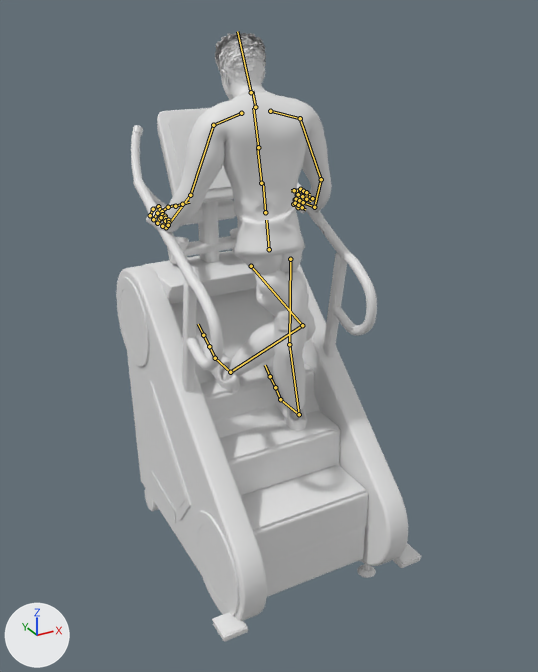
A saved change to the FBX model Assets/Bomio_Exercises/Animations/Anim_Bomio_StairClimber_WithMachine.fbx.
Both versions are drawn from a 50 mm lens placed at (-1.42, -2.71, 2.47), pointed at (0.05, -0.05, 1.14). The lights are fixed; the arrows at lower left show +X, +Y and +Z. The older version comes first. Both versions are drawn at frame 119 of the action 'Scene'; the numbers are the values there. The bones that change, and the others that lie on the model, are drawn over the model as lines. Materials are left out; every surface is plain grey.

Names of what the first picture shows: 'Ch38_Body', 'Ch38_Hair', 'Ch38_Shirt', 'Ch38_Shoes', 'Ch38_Shorts', 'Ch38_Socks', 'Chassis_LowerBodyBox', 'Chassis_LowerMeshGrille', 'Chassis_SideTrack_L', 'Chassis_SideTrack_R', 'Chassis_TopDeckHood', 'Step_RiserBody_00', 'Step_RiserBody_01', 'Step_TreadPad_00', 'Step_TreadPad_01', 'TrackPants_Lower' and 35 more.
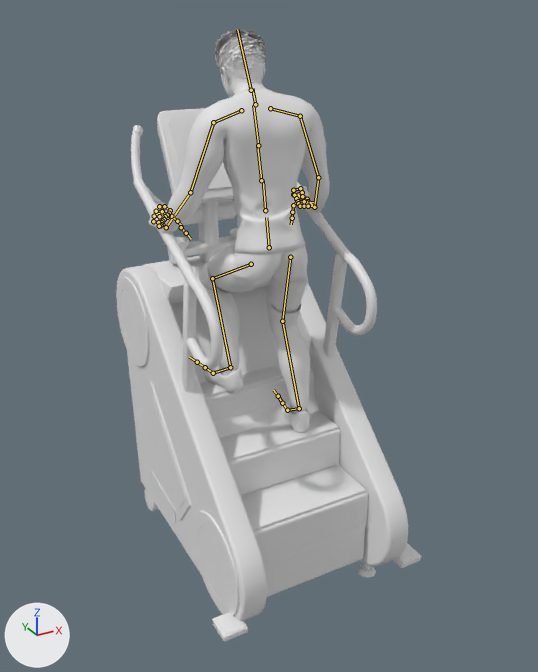
Changed parts and their boxes (x1, y1, x2, y2) in the pictures (538 x 672 px):
'Ch38_Shirt', posed
    before: (155, 91, 332, 256)
    after: (156, 88, 330, 254)
'Ch38_Shorts', posed (39% wider, 14% shorter)
    before: (235, 249, 309, 331)
    after: (205, 244, 308, 314)
'TrackPants_Lower', posed
    before: (257, 309, 316, 385)
    after: (199, 253, 310, 365)
'Ch38_Socks', posed (21% wider, 8% taller)
    before: (220, 329, 305, 421)
    after: (207, 315, 310, 414)
'Ch38_Hair', posed
    before: (215, 33, 266, 85)
    after: (215, 30, 266, 82)
'Ch38_Shoes', posed (22% shorter)
    before: (203, 341, 307, 430)
    after: (204, 364, 310, 433)
'Ch38_Body', posed
    before: (146, 38, 311, 229)
    after: (148, 37, 310, 290)
bone 'mixamorig:Hips', root to tip
    before: (269, 249) to (266, 220)
    after: (269, 247) to (266, 217)
bone 'mixamorig:LeftArm', root to tip
    before: (213, 125) to (190, 195)
    after: (213, 122) to (190, 192)
bone 'mixamorig:LeftForeArm', root to tip
    before: (190, 195) to (166, 227)
    after: (190, 192) to (166, 227)
bone 'mixamorig:LeftHand', root to tip
    before: (166, 227) to (157, 221)
    after: (166, 227) to (157, 215)
bone 'mixamorig:LeftHandThumb2', root to tip
    before: (161, 211) to (168, 207)
    after: (171, 216) to (177, 221)
bone 'mixamorig:LeftHandIndex2', root to tip
    before: (153, 209) to (158, 206)
    after: (164, 206) to (170, 210)
bone 'mixamorig:LeftHandMiddle2', root to tip
    before: (157, 213) to (162, 211)
    after: (162, 211) to (167, 215)
bone 'mixamorig:LeftHandRing2', root to tip
    before: (161, 217) to (165, 216)
    after: (159, 216) to (164, 219)
bone 'mixamorig:RightArm', root to tip
    before: (300, 118) to (321, 179)
    after: (300, 116) to (318, 177)
bone 'mixamorig:RightForeArm', root to tip
    before: (321, 179) to (314, 207)
    after: (318, 177) to (314, 207)
bone 'mixamorig:RightHand', root to tip
    before: (314, 207) to (302, 202)
    after: (314, 207) to (303, 196)
bone 'mixamorig:RightHandThumb2', root to tip
    before: (305, 193) to (299, 190)
    after: (298, 199) to (293, 205)
bone 'mixamorig:RightHandIndex2', root to tip
    before: (300, 190) to (300, 189)
    after: (293, 190) to (293, 194)
bone 'mixamorig:RightHandMiddle2', root to tip
    before: (297, 195) to (298, 194)
    after: (294, 195) to (296, 199)
bone 'mixamorig:RightHandRing2', root to tip
    before: (295, 199) to (296, 199)
    after: (296, 198) to (298, 201)
bone 'mixamorig:LeftUpLeg', root to tip
    before: (251, 266) to (302, 325)
    after: (251, 264) to (212, 278)
bone 'mixamorig:LeftLeg', root to tip
    before: (302, 325) to (230, 372)
    after: (212, 278) to (230, 367)
bone 'mixamorig:LeftFoot', root to tip
    before: (230, 372) to (215, 358)
    after: (230, 367) to (213, 373)
bone 'mixamorig:RightUpLeg', root to tip
    before: (290, 259) to (289, 344)
    after: (290, 257) to (282, 321)
bone 'mixamorig:RightLeg', root to tip
    before: (289, 344) to (299, 414)
    after: (282, 321) to (299, 408)
bone 'mixamorig:RightFoot', root to tip
    before: (299, 414) to (280, 399)
    after: (299, 408) to (287, 410)

The edits, one by one:
Bone 'mixamorig:Hips' (bone_mixamorig_hips) moves from (0.0, 64.1, 11.4) to (0.0, 64.9, 11.4).
Bone 'mixamorig:LeftArm' (bone_mixamorig_leftarm) turns from (64, -12, 11) to (64, -14, 12) degrees about its own x, y and z.
Bone 'mixamorig:LeftForeArm' (bone_mixamorig_leftforearm) turns from (0, 0, 35) to (0, 0, 29) degrees about its own x, y and z.
Bone 'mixamorig:LeftHand' (bone_mixamorig_lefthand) turns from (-55, -64, 97) to (-28, 0, 66) degrees about its own x, y and z.
Bone 'mixamorig:LeftHandThumb2' (bone_mixamorig_lefthandthumb2) turns from (40, 0, 0) to (43, 0, 0) degrees about its own x, y and z.
Bone 'mixamorig:LeftHandIndex2' (bone_mixamorig_lefthandindex2) turns from (68, 0, 0) to (77, 0, 0) degrees about its own x, y and z.
Bone 'mixamorig:LeftHandMiddle2' (bone_mixamorig_lefthandmiddle2) turns from (72, 0, 0) to (81, 0, 0) degrees about its own x, y and z.
Bone 'mixamorig:LeftHandRing2' (bone_mixamorig_lefthandring2) turns from (72, 0, 0) to (81, 0, 0) degrees about its own x, y and z.
Bone 'mixamorig:RightArm' (bone_mixamorig_rightarm) turns from (64, 12, -11) to (64, 14, -12) degrees about its own x, y and z.
Bone 'mixamorig:RightForeArm' (bone_mixamorig_rightforearm) turns from (0, 0, -34) to (0, 0, -28) degrees about its own x, y and z.
Bone 'mixamorig:RightHand' (bone_mixamorig_righthand) turns from (-53, 64, -96) to (-27, 0, -66) degrees about its own x, y and z.
Bone 'mixamorig:RightHandThumb2' (bone_mixamorig_righthandthumb2) turns from (40, 0, 0) to (43, 0, 0) degrees about its own x, y and z.
Bone 'mixamorig:RightHandIndex2' (bone_mixamorig_righthandindex2) turns from (68, 0, 0) to (77, 0, 0) degrees about its own x, y and z.
Bone 'mixamorig:RightHandMiddle2' (bone_mixamorig_righthandmiddle2) turns from (72, 0, 0) to (81, 0, 0) degrees about its own x, y and z.
Bone 'mixamorig:RightHandRing2' (bone_mixamorig_righthandring2) turns from (72, 0, 0) to (81, 0, 0) degrees about its own x, y and z.
Bone 'mixamorig:LeftUpLeg' (bone_mixamorig_leftupleg) turns from (-1, -174, -42) to (77, -4, -3) degrees about its own x, y and z.
Bone 'mixamorig:LeftLeg' (bone_mixamorig_leftleg) turns from (-36, -25, -68) to (-90, 0, 0) degrees about its own x, y and z.
Bone 'mixamorig:LeftFoot' (bone_mixamorig_leftfoot) turns from (-71, -35, -162) to (23, -1, -2) degrees about its own x, y and z.
Bone 'mixamorig:RightUpLeg' (bone_mixamorig_rightupleg) turns from (0, -176, 13) to (32, 4, 2) degrees about its own x, y and z.
Bone 'mixamorig:RightLeg' (bone_mixamorig_rightleg) turns from (-19, 3, 15) to (-38, 0, 0) degrees about its own x, y and z.
Bone 'mixamorig:RightFoot' (bone_mixamorig_rightfoot) turns from (-34, 16, -176) to (16, -1, 2) degrees about its own x, y and z.
